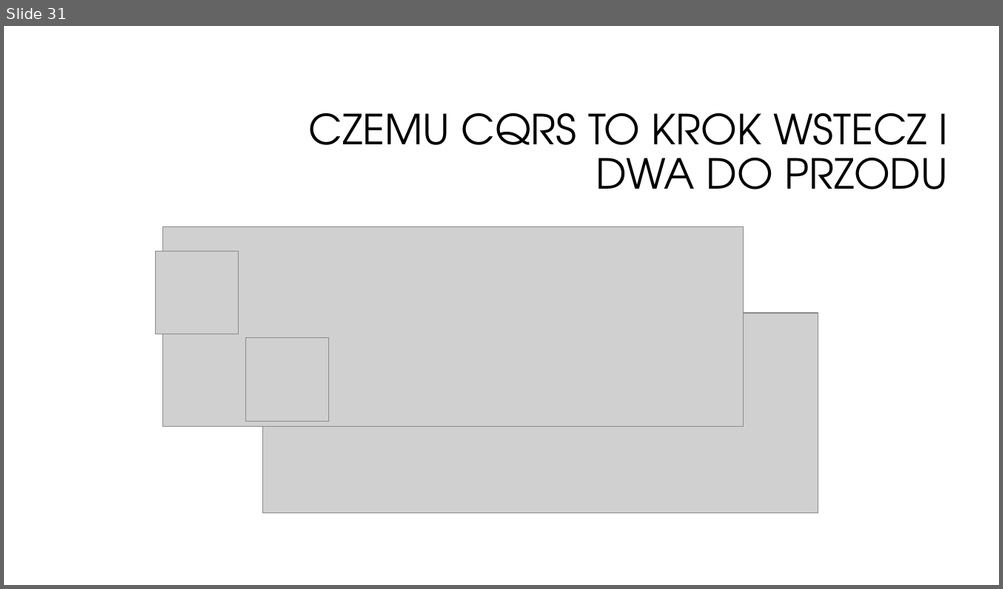
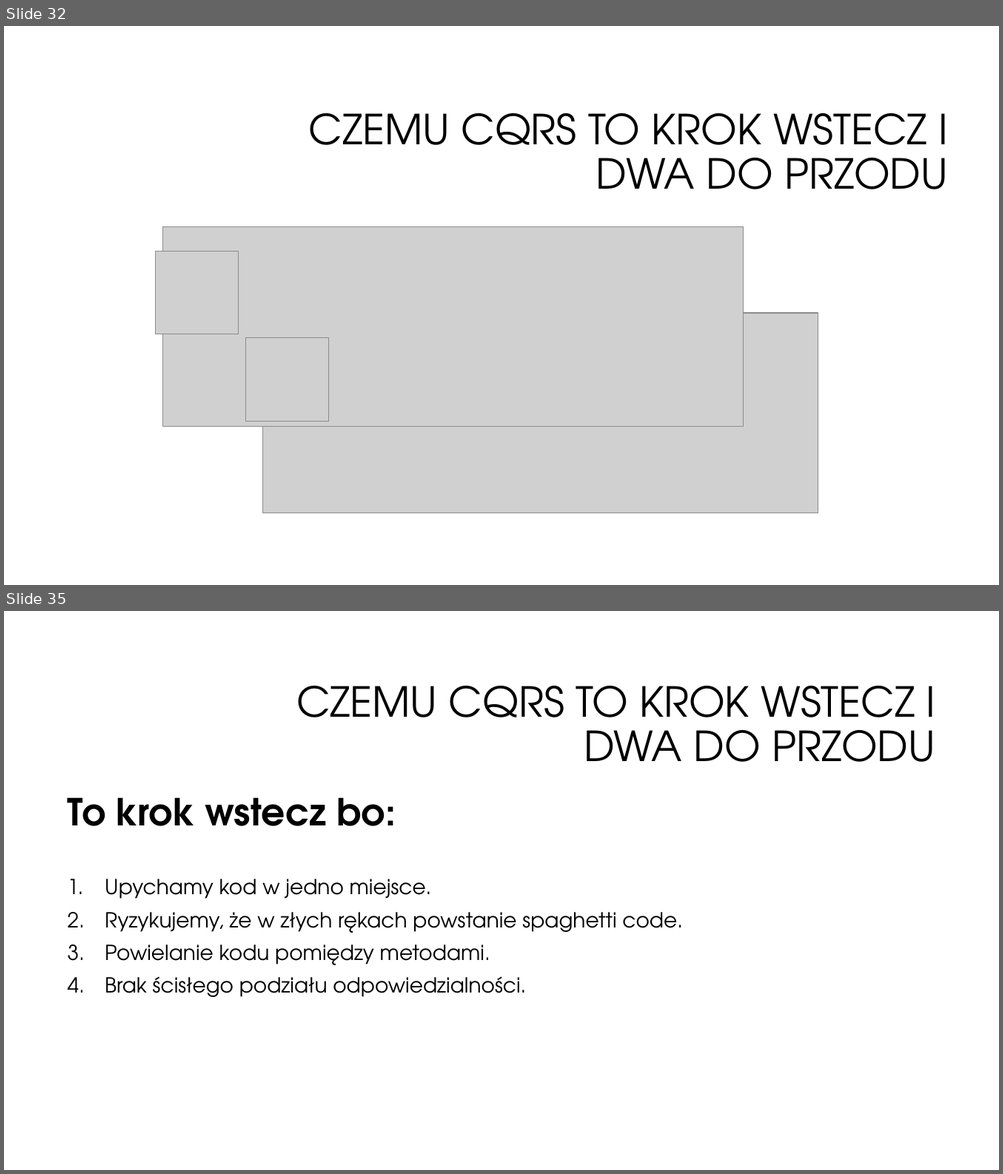
Before and after one commit to oskardudycz/EventSourcing.NetCore, a slide deck: Slides.pptx. Shown one above the other, each under a label of ours: slide 31 before the commit, slides 32 and 35 after it; the slides between them are not shown. The pictures are 1003x589 and 1003x1174 pixels, drawn with LibreOffice and Linux fonts; fonts in the diff are those of the drawing; grey boxes stand for pictures; background and template pictures are left out. Boxes give left, top, right and bottom in pixels: in the first picture for what was removed or moved away, otherwise in the second. Text is boxed around its words. In the diff, an @@ line names an element or a change of style, - is before the commit and + after.

Commit message:
CQRS slides ready

```diff
--- a/Slides.pptx
+++ b/Slides.pptx
@@ slide 35 added at [4, 611, 999, 1170], background #FFFFFF @@
@@ title added at [296, 686, 935, 762], 40 pt, text #000000 @@
+CZEMU CQRS TO KROK WSTECZ I DWA DO PRZODU
@@ text added at [68, 797, 683, 997], 20 pt, text #000000 @@
+To krok wstecz bo:
+1. Upychamy kod w jedno miejsce.
+2. Ryzykujemy, że w złych rękach powstanie spaghetti code.
+3. Powielanie kodu pomiędzy metodami.
+4. Brak ścisłego podziału odpowiedzialności.
@@ what was slide 31 is now slide 32 @@
```
Also in this commit, not shown: 2 slides changed, 6 other slides added.
